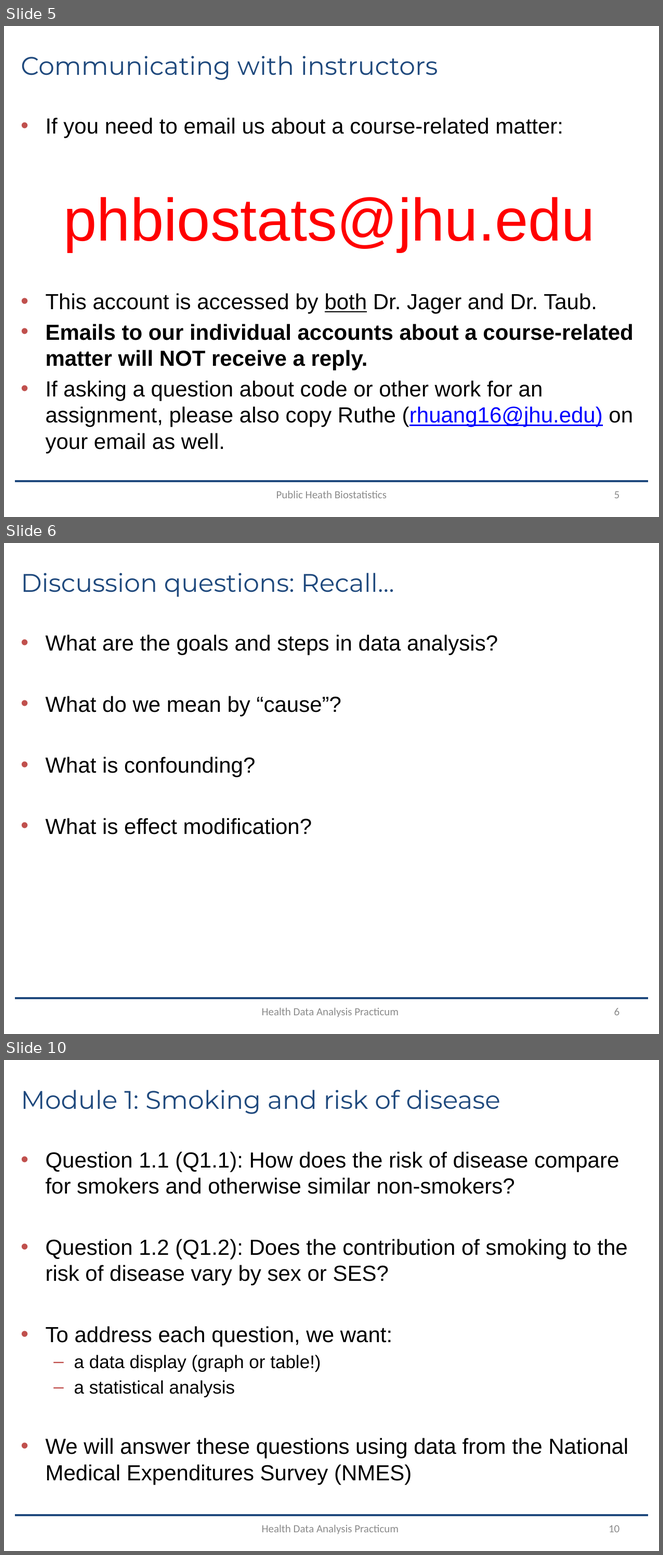
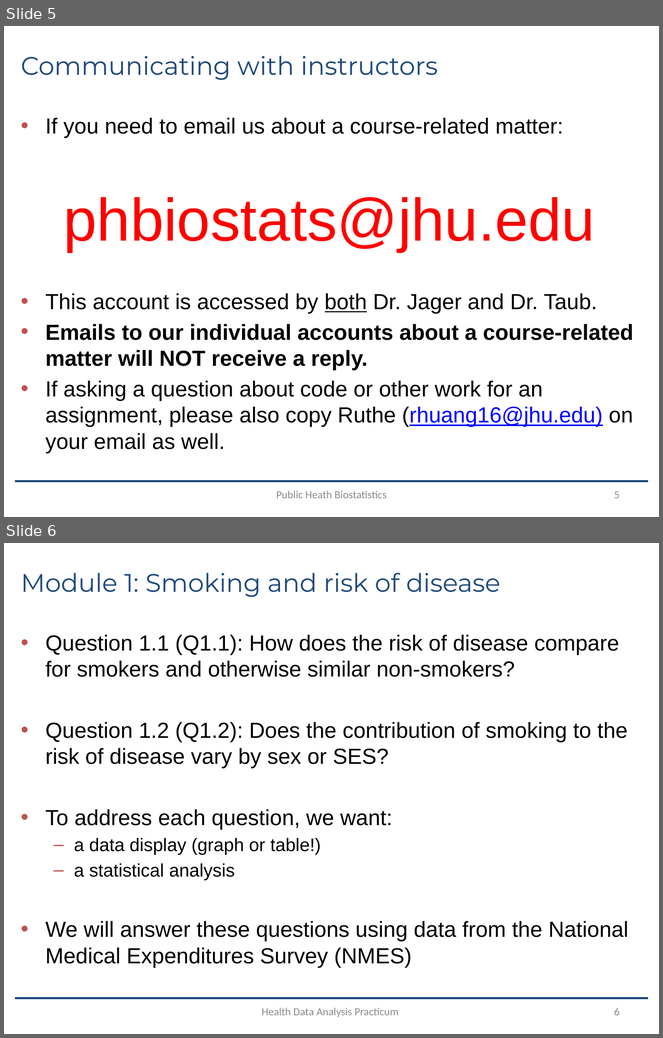
Before and after one commit to health-data-analysis-practicum-2019/class_materials, a slide deck: Module1/Mod1_Class1_2019.pptx. Shown one above the other, each under a label of ours: slides 5, 6 and 10 before the commit, slides 5 and 6 after it; the slides between them are not shown. The pictures are 663x1555 and 663x1038 pixels, drawn with LibreOffice and Linux fonts; fonts in the diff are those of the drawing. Boxes give left, top, right and bottom in pixels: in the first picture for what was removed or moved away, otherwise in the second. Text is boxed around its words. In the diff, an @@ line names an element or a change of style, - is before the commit and + after.

```diff
--- a/Module1/Mod1_Class1_2019.pptx
+++ b/Module1/Mod1_Class1_2019.pptx
@@ slide 6 removed at bbox=[4, 543, 659, 1034], background #FFFFFF; not listed: 1 template element that a slide beside it also shows @@
@@ title removed at bbox=[21, 573, 394, 597] @@
-Discussion questions: Recall…
@@ text removed at bbox=[46, 635, 498, 835] @@
-• What are the goals and steps in data analysis?
-• What do we mean by “cause”?
-• What is confounding?
-• What is effect modification?
@@ text removed at bbox=[262, 1008, 399, 1018] @@
-Health Data Analysis Practicum
@@ page number removed at bbox=[614, 1008, 620, 1016] @@
-6
@@ what was slide 10 is now slide 6 @@
@@ page number at bbox=[614, 1008, 620, 1016]: text changed @@
-10
+6
```
Also in this commit, not shown: 3 other slides removed, 3 other files.
